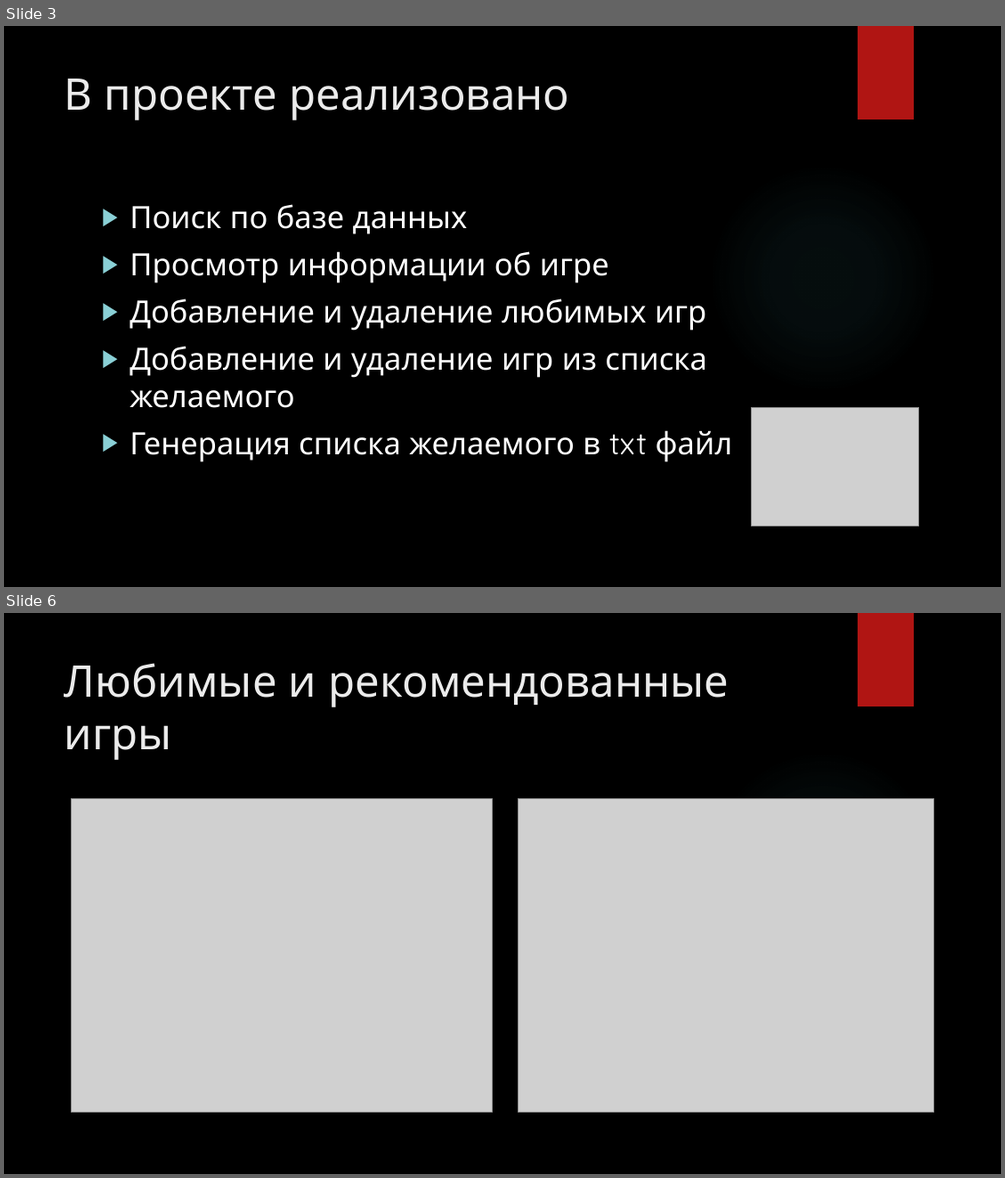
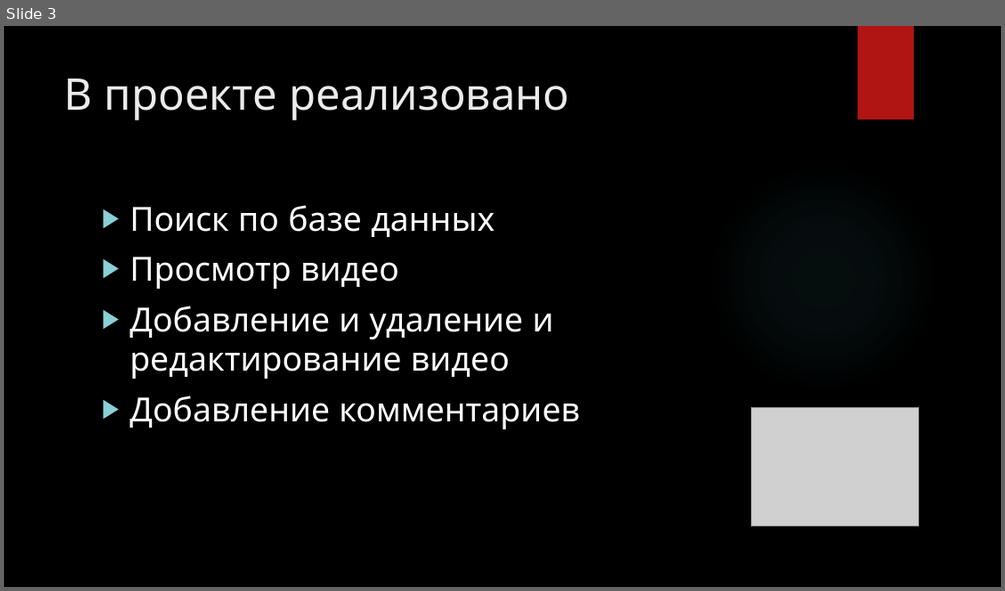
Before and after one commit to KonstantaBit/CloneTube, a slide deck: Презентация.pptx. Shown one above the other, each under a label of ours: slides 3 and 6 before the commit, slide 3 after it; the slides between them are not shown. The pictures are 1005x1178 and 1005x591 pixels, drawn with LibreOffice and Linux fonts; fonts in the diff are those of the drawing; grey boxes stand for pictures; background and template pictures are left out. Boxes give left, top, right and bottom in pixels: in the first picture for what was removed or moved away, otherwise in the second. Text is boxed around its words. In the diff, an @@ line names an element or a change of style, - is before the commit and + after.

```diff
--- a/Презентация.pptx
+++ b/Презентация.pptx
@@ slide 6 removed at box(4, 613, 1001, 1174), background picture (left out); not listed: 2 template elements that a slide beside it also shows @@
@@ title removed at box(65, 663, 729, 760) @@
-Любимые и рекомендованные игры
@@ picture removed at box(71, 799, 493, 1111) @@
@@ picture removed at box(518, 799, 934, 1111) @@
@@ slide 3 changed as well @@
@@ text at box(129, 205, 494, 237): size 29.6 to 32 pt in "Поиск по базе данных" @@
@@ text at box(129, 257, 580, 429): text changed; size 29.6 to 32 pt @@
-▶ Просмотр информации об игре
-▶ Добавление и удаление любимых игр
-▶ Добавление и удаление игр из списка желаемого
-▶ Генерация списка желаемого в txt файл
+▶ Просмотр видео
+▶ Добавление и удаление и редактирование видео
+▶ Добавление комментариев
```
Also in this commit, not shown: 6 slides added, 4 other slides removed, 1 other file.
